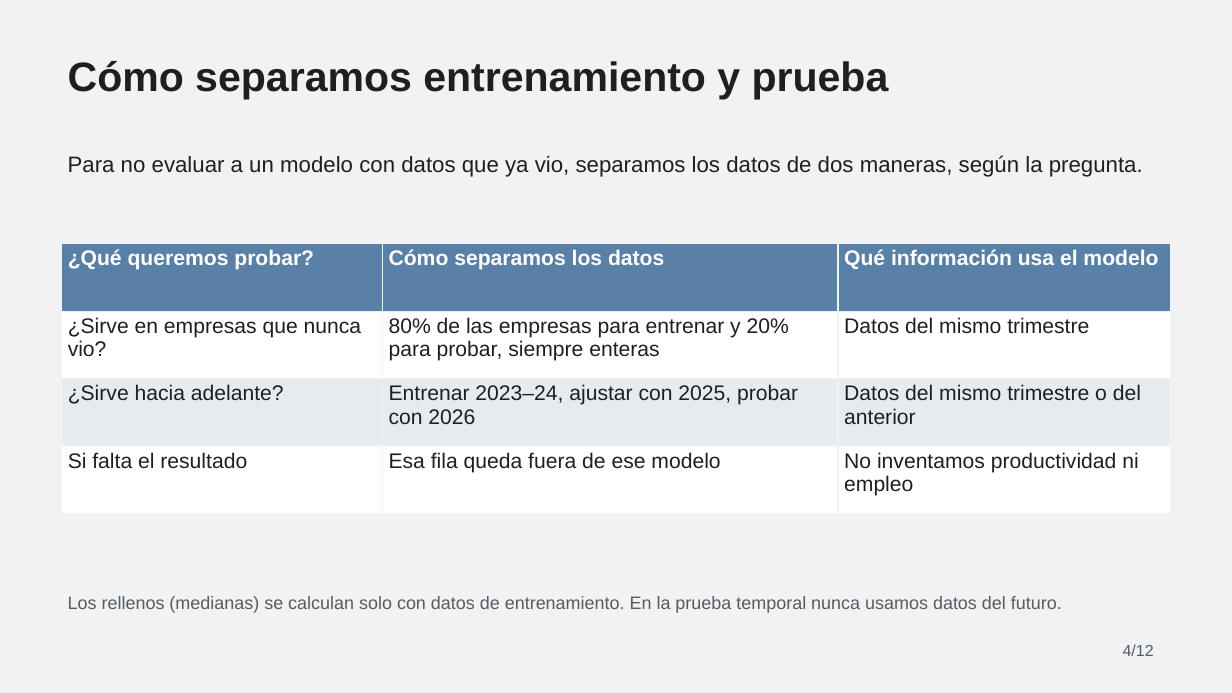
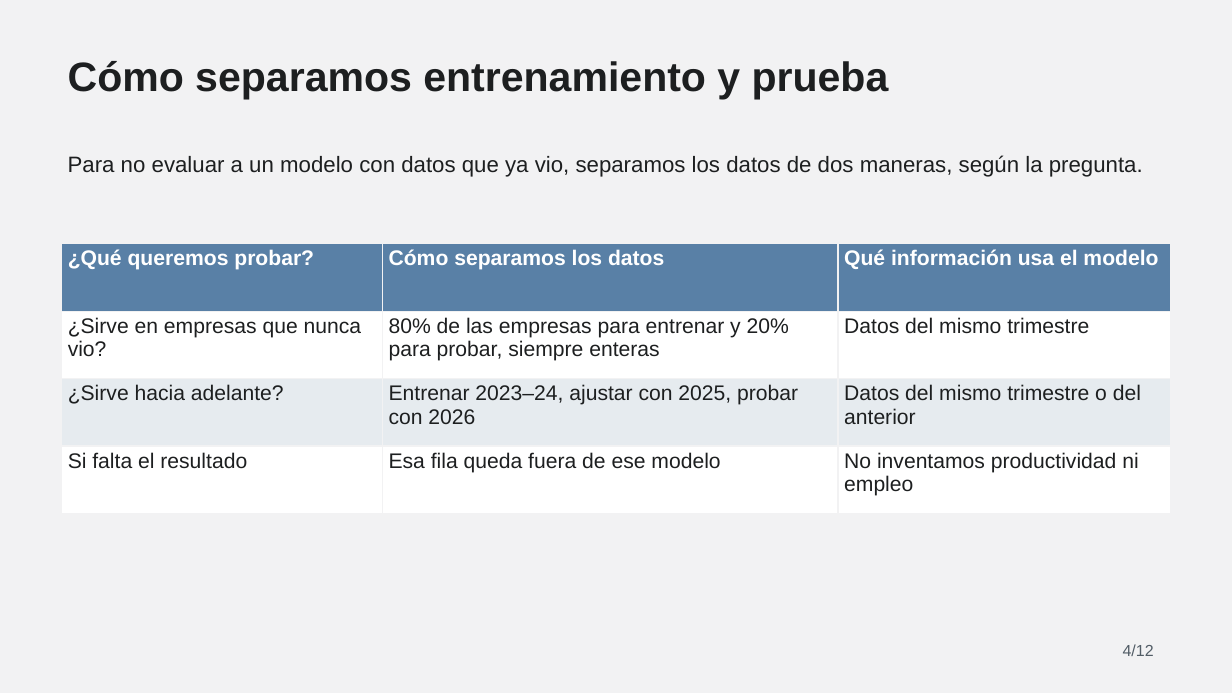
Before and after one commit to Ericsig/DiploDatos, a slide deck: slide 4 of deck/IA_en_las_empresas_presentation_v4_corregida.pptx. Drawn at 1232x693 pixels with LibreOffice and Linux fonts; fonts in the diff are those of the drawing. Boxes give left, top, right and bottom in pixels: in the first picture for what was removed or moved away, otherwise in the second. Text is boxed around its words. In the diff, an @@ line names an element or a change of style, - is before the commit and + after.

```diff
--- a/deck/IA_en_las_empresas_presentation_v4_corregida.pptx
+++ b/deck/IA_en_las_empresas_presentation_v4_corregida.pptx
@@ text removed at (x1=68, y1=596, x2=1062, y2=613) @@
-Los rellenos (medianas) se calculan solo con datos de entrenamiento. En la prueba temporal nunca usamos datos del futuro.
```
Also in this commit, not shown: 1 other slide changed, 1 other file.
